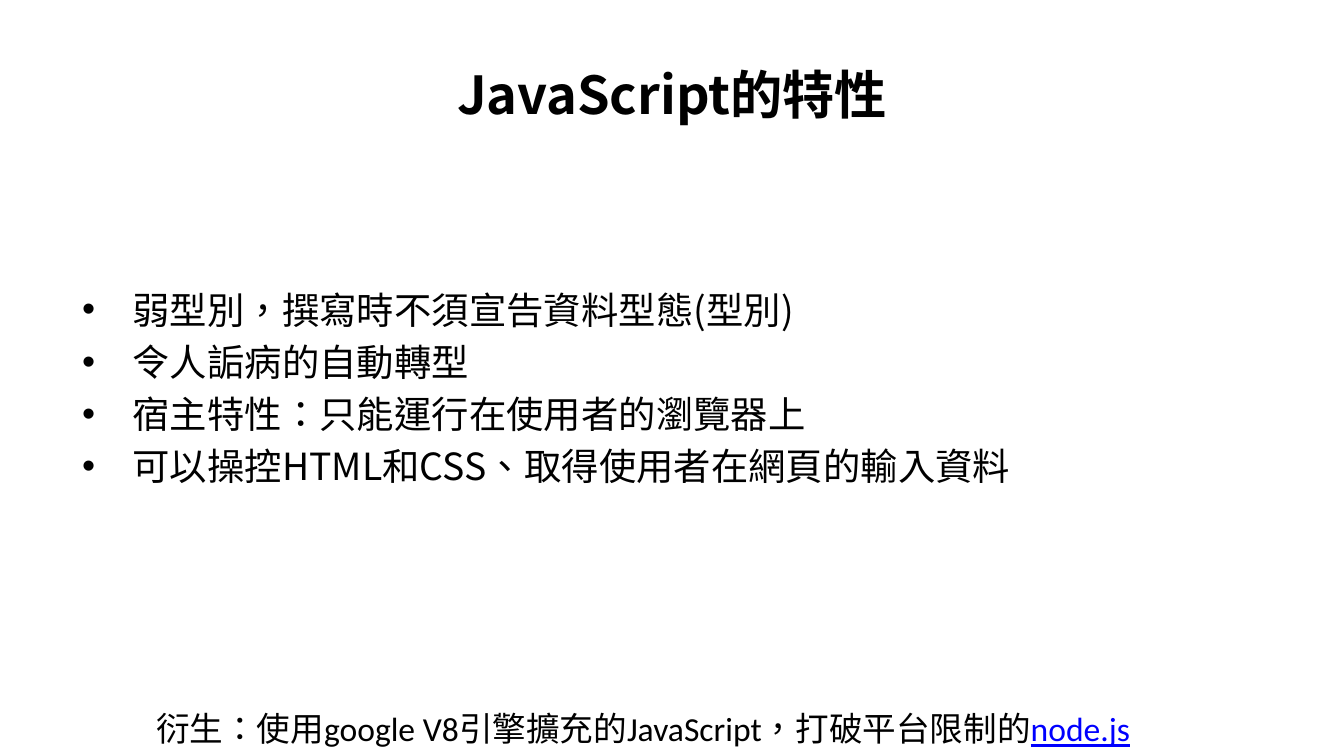
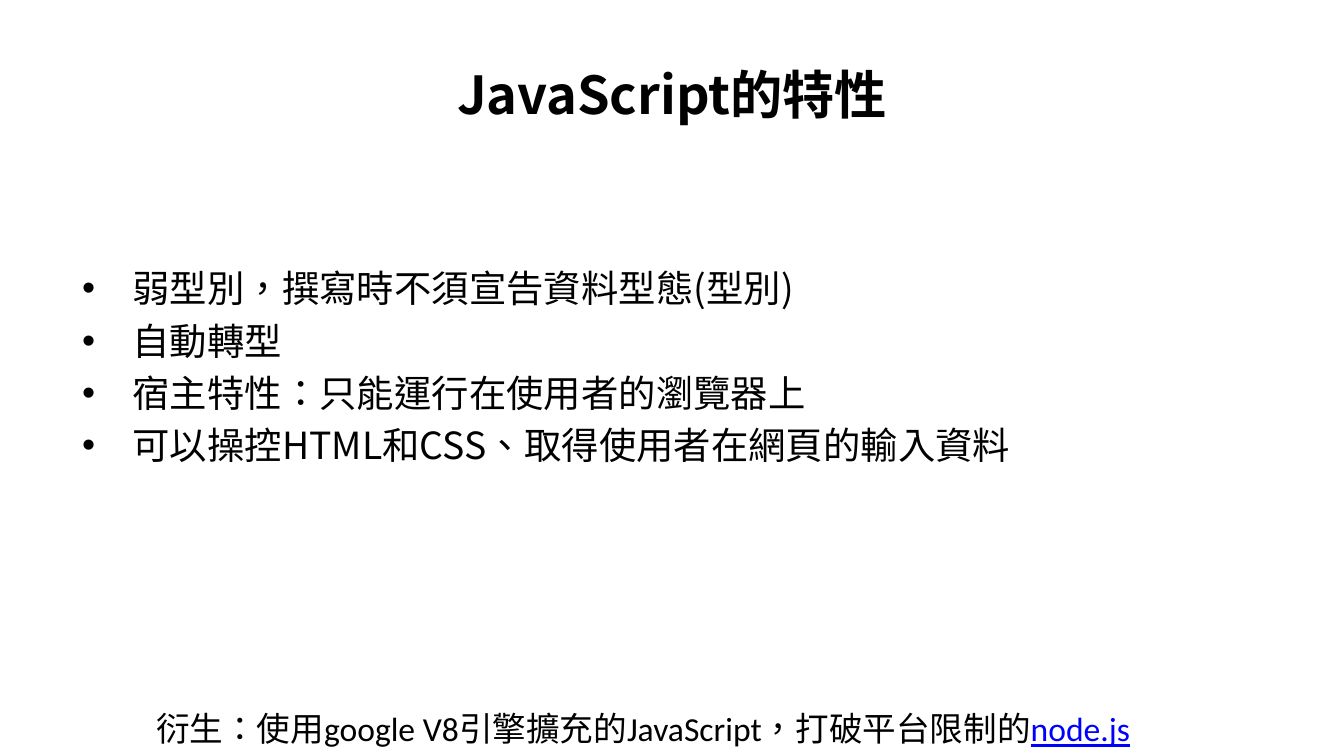
Before and after one commit to allen8101070/JavaScript-PPT, a slide deck: slide 5 of javaScript.pptx. Drawn at 1344x756 pixels with LibreOffice and Linux fonts; fonts in the diff are those of the drawing; background and template pictures are left out. Boxes give left, top, right and bottom in pixels: in the first picture for what was removed or moved away, otherwise in the second. Text is boxed around its words. In the diff, an @@ line names an element or a change of style, - is before the commit and + after.

```diff
--- a/javaScript.pptx
+++ b/javaScript.pptx
@@ text "弱型別，撰寫時不須宣告資料型態(型別)": place and size @@
-text "弱型別，撰寫時不須宣告資料型態(型別)" at bbox=[133, 292, 1011, 483]
+text "弱型別，撰寫時不須宣告資料型態(型別)" at bbox=[133, 270, 1011, 462]
@@ text at bbox=[133, 323, 283, 358]: text changed @@
-• 令人詬病的自動轉型
+• 自動轉型
```
Also in this commit, not shown: 1 other slide changed, 5 slides added, 1 slide removed, 1 other file.
